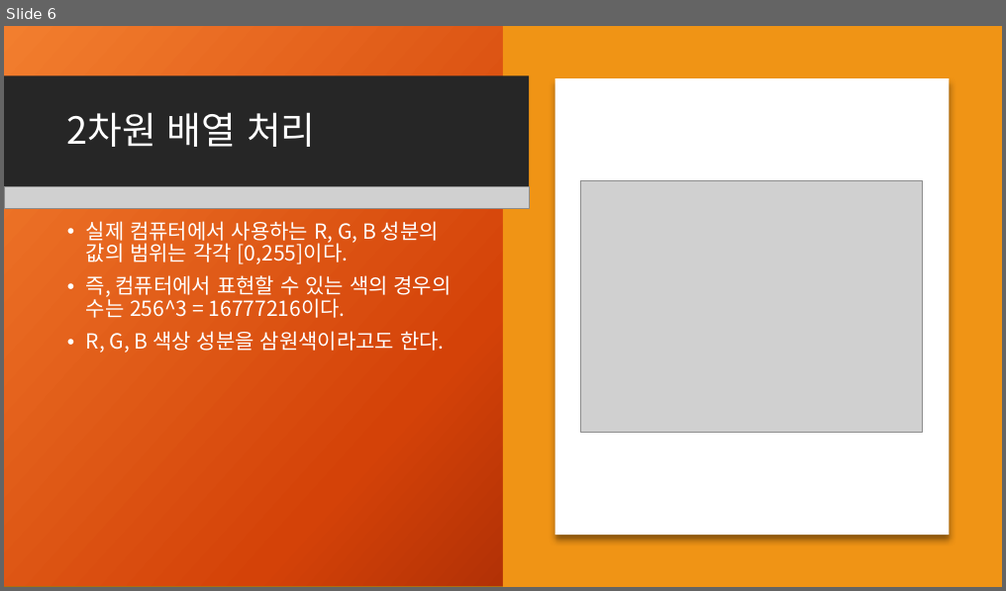
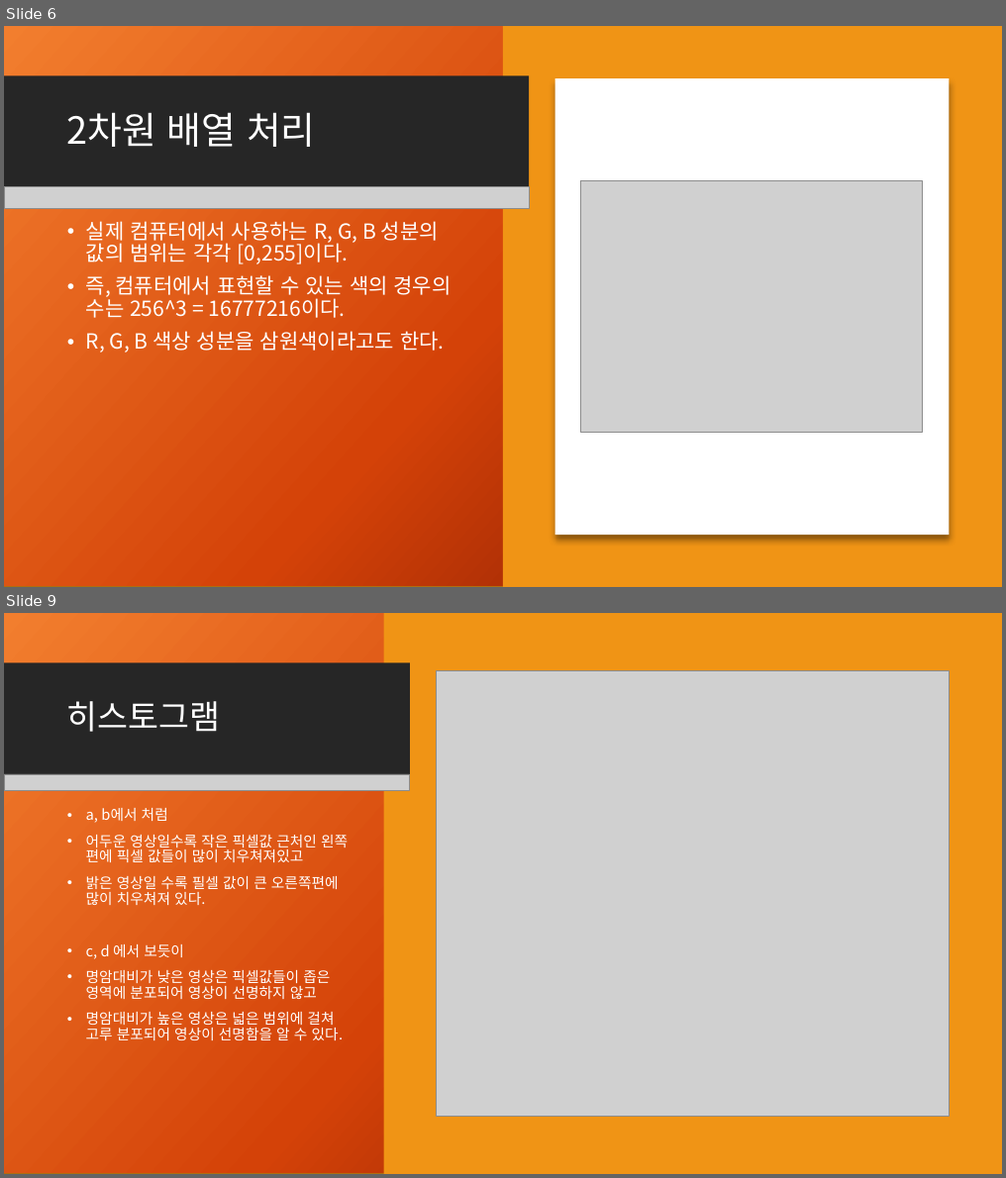
Before and after one commit to DaEunKim/111Coding, a slide deck: 170204_111coding_opencv.pptx. Shown one above the other, each under a label of ours: slide 6 before the commit, slides 6 and 9 after it; the slides between them are not shown. The pictures are 1006x591 and 1006x1178 pixels, drawn with LibreOffice and Linux fonts; fonts in the diff are those of the drawing; grey boxes stand for pictures; background and template pictures are left out. Boxes give left, top, right and bottom in pixels: in the first picture for what was removed or moved away, otherwise in the second. Text is boxed around its words. In the diff, an @@ line names an element or a change of style, - is before the commit and + after.

```diff
--- a/170204_111coding_opencv.pptx
+++ b/170204_111coding_opencv.pptx
@@ slide 9 added at bbox=[4, 613, 1002, 1174], background picture (left out); not listed: 2 template elements that a slide beside it also shows @@
@@ rectangle added at bbox=[4, 613, 1002, 1174], fill gradient #F18031 to #D54209 to #6A0D00, outline #B26D10 1 pt @@
@@ rectangle added at bbox=[383, 613, 1002, 1174], fill #F09415 @@
@@ rectangle added at bbox=[4, 663, 410, 775], fill #262626 @@
@@ picture added at bbox=[436, 671, 949, 1117] @@
@@ title added at bbox=[67, 701, 221, 732], 32 pt, text #FFFFFF @@
+히스토그램
@@ picture added at bbox=[4, 774, 410, 790] @@
@@ text added at bbox=[86, 808, 348, 1041], 14 pt, text #FFFFFF @@
+• a, b에서 처럼
+• 어두운 영상일수록 작은 픽셀값 근처인 왼쪽 편에 픽셀 값들이 많이 치우쳐져있고
+• 밝은 영상일 수록 필셀 값이 큰 오른쪽편에 많이 치우쳐져 있다.
+• c, d 에서 보듯이
+• 명암대비가 낮은 영상은 픽셀값들이 좁은 영역에 분포되어 영상이 선명하지 않고
+• 명암대비가 높은 영상은 넓은 범위에 걸쳐 고루 분포되어 영상이 선명함을 알 수 있다.
```
Also in this commit, not shown: 1 slide changed, 3 other slides added, 2 other files.
